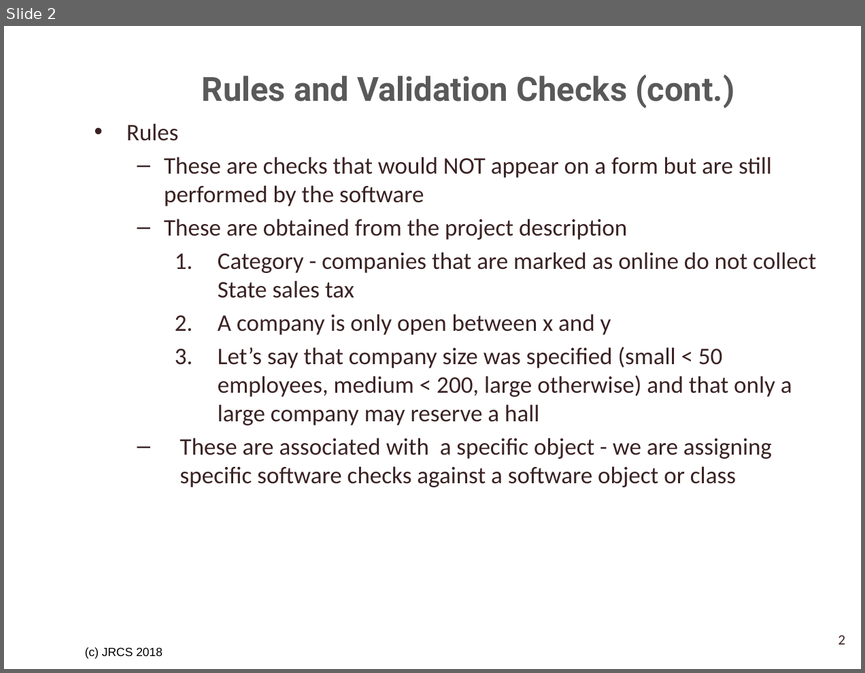
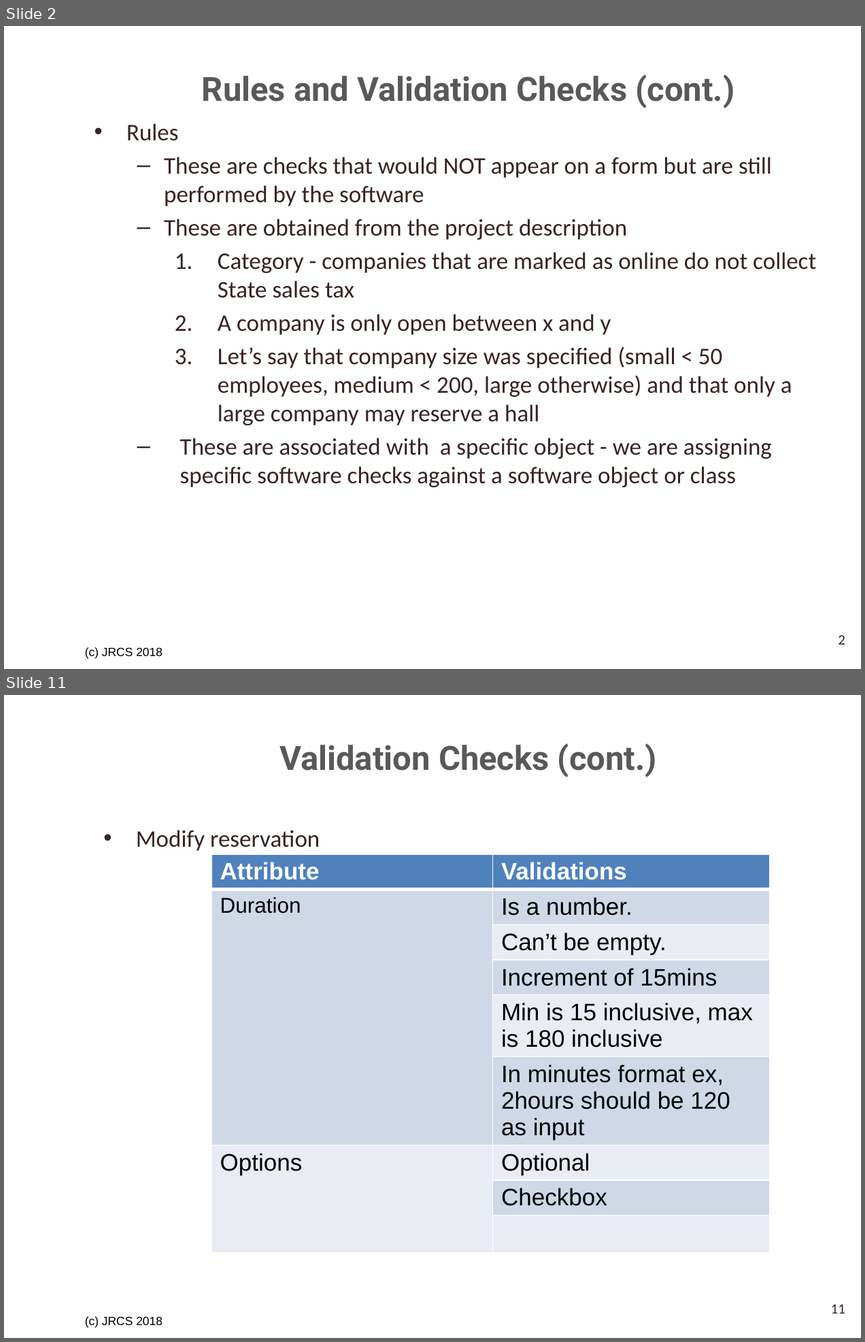
Before and after one commit to SrihariShastry/UTA_Parking, a slide deck: Project_Analysis_Team_3/Validation Checks and Rules Tables.pptx. Shown one above the other, each under a label of ours: slide 2 before the commit, slides 2 and 11 after it; the slides between them are not shown. The pictures are 865x673 and 865x1342 pixels, drawn with LibreOffice and Linux fonts; fonts in the diff are those of the drawing; background and template pictures are left out. Boxes give left, top, right and bottom in pixels: in the first picture for what was removed or moved away, otherwise in the second. Text is boxed around its words. In the diff, an @@ line names an element or a change of style, - is before the commit and + after.

```diff
--- a/Project_Analysis_Team_3/Validation Checks and Rules Tables.pptx
+++ b/Project_Analysis_Team_3/Validation Checks and Rules Tables.pptx
@@ slide 11 added at bbox=[4, 695, 861, 1338], background picture (left out); not listed: 1 template element that a slide beside it also shows @@
@@ title added at bbox=[279, 743, 657, 777], 28 pt, text #595959, bold @@
+Validation Checks (cont.)
@@ text added at bbox=[136, 830, 320, 851], 20 pt, text #3A2222 @@
+• Modify reservation
@@ table added at bbox=[211, 854, 770, 1215], 9 rows, 2 columns @@
+Attribute | Validations
+Duration | Is a number.
+ | Can’t be empty.
+ | Increment of 15mins
+ | Min is 15 inclusive, max is 180 inclusive
+ | In minutes format ex, 2hours should be 120 as input
+Options | Optional
+ | Checkbox
+ | 
@@ page number added at bbox=[831, 1304, 845, 1313], 12 pt, text #3A2222 @@
+11
```
Also in this commit, not shown: 1 slide changed, 12 other slides added, 2 slides removed, 4 other files.
